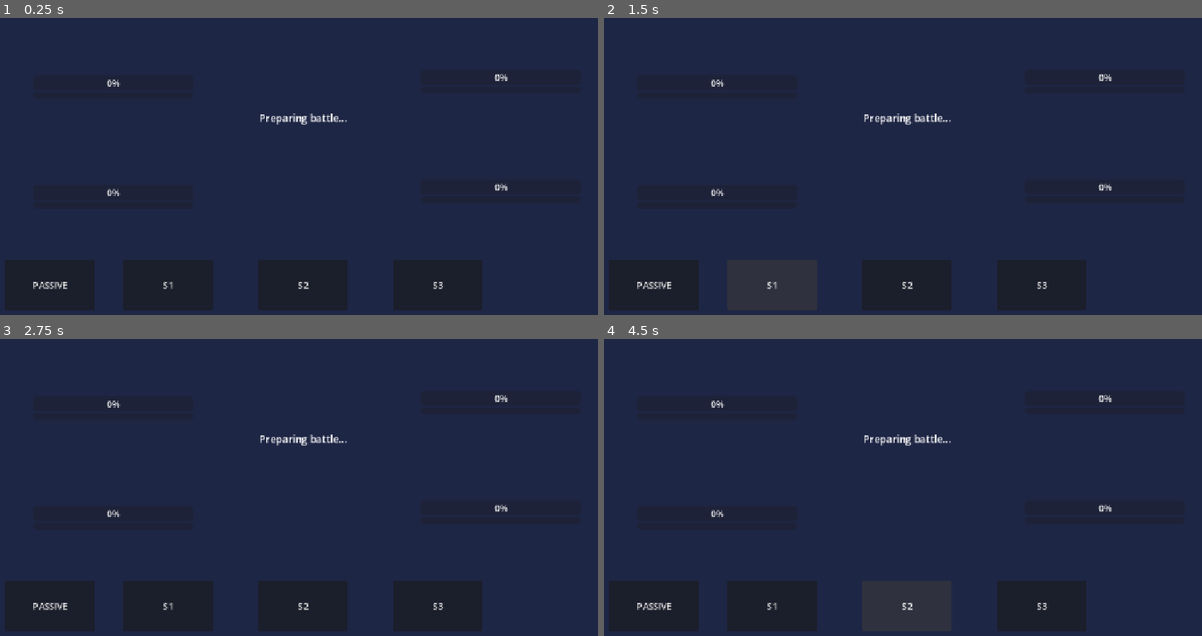
Above: before the commit, frames 1-4 (two rows, left to right).
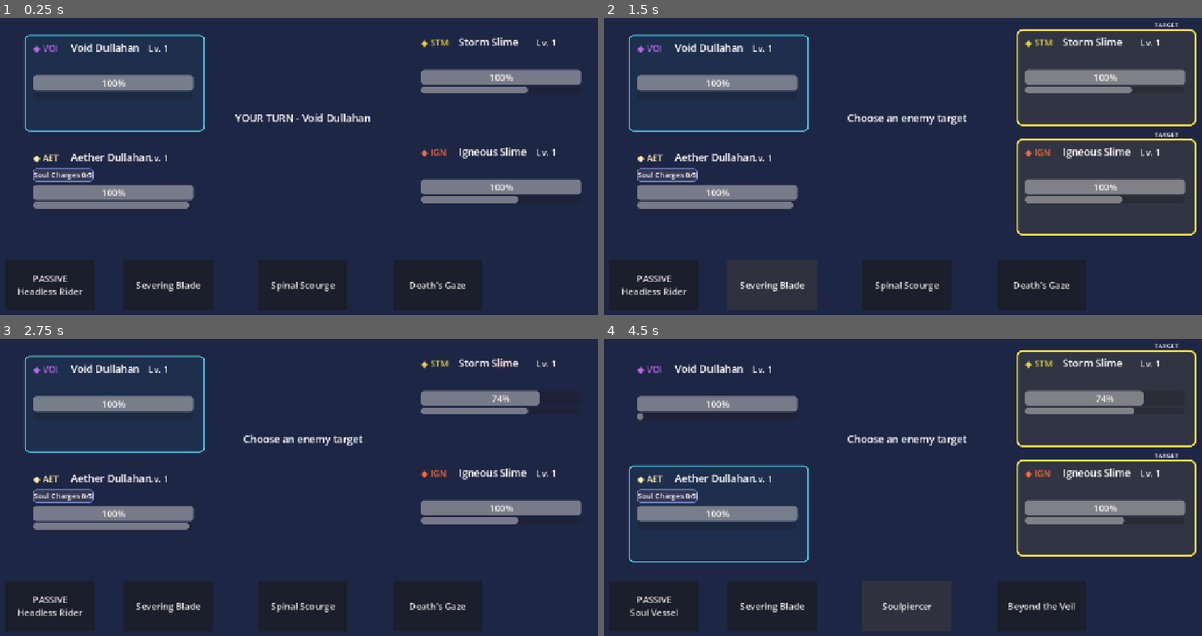
Above: after the commit, the same moments.

Repository: Akharyuu/monster-rpg
Game: Godot game, scene res://scenes/battle/battle_screen.tscn
The game is run twice, just before and just after one commit, with the same random seed, the same clock (stepped at 60 frames per second) and the same inputs.
Inputs (mouse positions are in pixels of both pictures, inside the frame that each line leads up to):
- Up to frame 1 (0.25 s): no input
- Up to frame 2 (1.5 s): click "PASSIVE" (after the commit: "PASSIVE Headless Rider") at 0.5 s; click "S1" (after the commit: "Severing Blade") at 1.25 s
- Up to frame 3 (2.75 s): click (502, 398) at 2.02 s
- Up to frame 4 (4.5 s): click "S2" (after the commit: "Spinal Scourge") at 2.75 s; click "PASSIVE" (after the commit: "PASSIVE Soul Vessel") at 3.5 s; click "S2" (after the commit: "Soulpiercer") at 4.25 s

The runs differ from the first frame. In frame 1, 11% of the frame differs, in the area x 2-98%, y 5-94%; in frame 2, 12%, in the area x 2-100%, y 1-94%; in frame 3, 10%; in frame 4, 11%.
Error before the commit: Parse Error: Identifier "recorded_dead_monsters" not declared in the current scope. (res://scripts/battle/battle_controller.gd:18)

Commit message:
Declare recorded dead monster tracking state

Diff:
--- a/godot/scripts/battle/battle_controller.gd
+++ b/godot/scripts/battle/battle_controller.gd
@@ -10,6 +10,7 @@
 
 var active_monster
 var active_turn_effects: Array = []
+var recorded_dead_monsters: Array = []
 
 
 func setup(p_allies: Array, p_enemies: Array) -> void:
